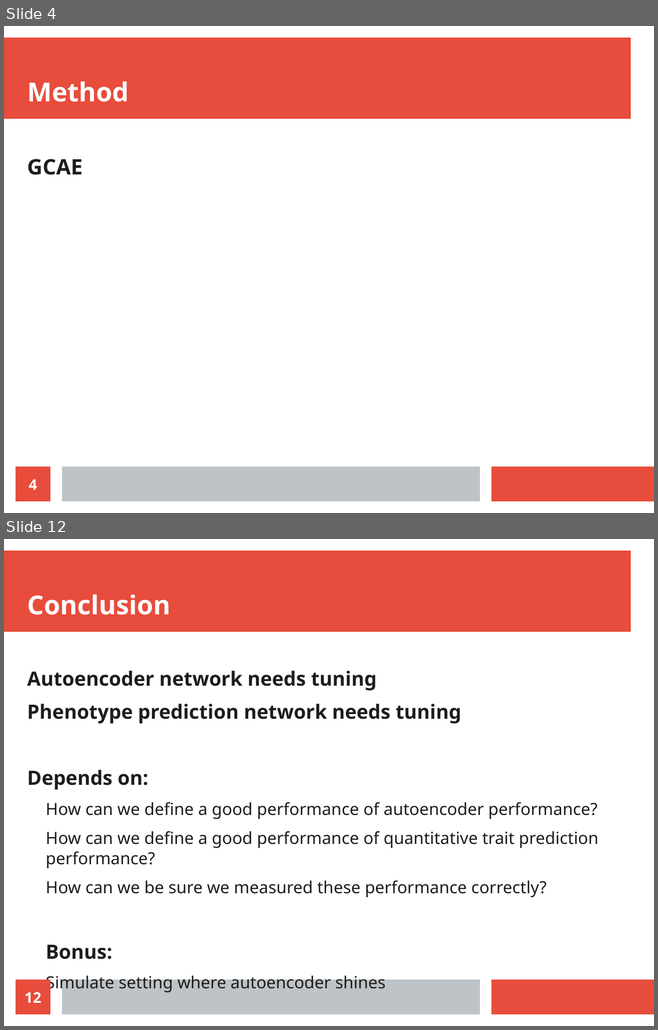
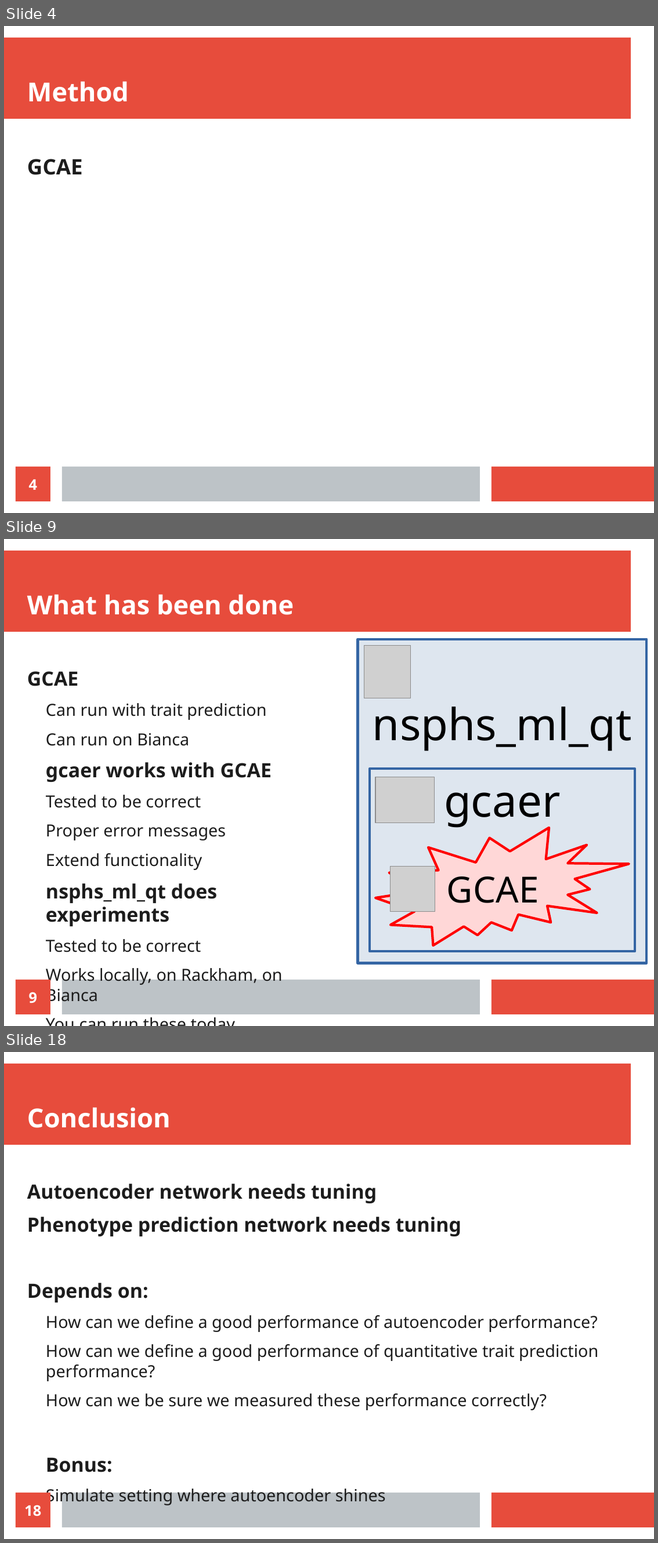
Before and after one commit to richelbilderbeek/science_presentation_20220305, a slide deck: science_presentation_20220305.odp. Shown one above the other, each under a label of ours: slides 4 and 12 before the commit, slides 4, 9 and 18 after it; the slides between them are not shown. The pictures are 658x1030 and 658x1543 pixels, drawn with LibreOffice and Linux fonts; fonts in the diff are those of the drawing; grey boxes stand for pictures. Boxes give left, top, right and bottom in pixels: in the first picture for what was removed or moved away, otherwise in the second. Text is boxed around its words. In the diff, an @@ line names an element or a change of style, - is before the commit and + after.

```diff
--- a/science_presentation_20220305.odp
+++ b/science_presentation_20220305.odp
@@ slide 9 added at (4,539,654,1026), background #FFFFFF; not listed: 3 template elements that a slide beside it also shows @@
@@ title added at (27,594,293,615), 32 pt, text #FFFFFF, bold @@
+What has been done
@@ rectangle added at (358,639,647,964), fill #DEE6EF, outline #3465A4 3 pt, 54 pt, text #000000 @@
+nsphs_ml_qt
@@ picture added at (364,646,411,698) @@
@@ text added at (27,671,282,1006), 20.4 pt, text #1C1C1C @@
+GCAE
+  Can run with trait prediction
+  Can run on Bianca
+gcaer works with GCAE
+  Tested to be correct
+  Proper error messages
+  Extend functionality
+nsphs_ml_qt does experiments
+  Tested to be correct
+  Works locally, on Rackham, on Bianca
+  You can run these today
@@ rectangle added at (369,769,634,951), fill #DEE6EF, outline #3465A4 3 pt, 54 pt, text #000000 @@
+gcaer
@@ picture added at (375,777,434,823) @@
@@ irregular seal added at (375,828,629,946), fill #FFD7D7, outline #FF0000 3 pt, 44 pt, text #000000 @@
+GCAE
@@ picture added at (390,867,435,911) @@
@@ page number added at (16,980,50,1015), fill #E74C3C, 18 pt, text #FFFFFF, bold @@
+9
@@ what was slide 12 is now slide 18 @@
@@ page number at (24,1505,41,1517): text changed @@
-12
+18
```
Also in this commit, not shown: 6 slides changed, 7 other slides added, 2 slides removed, 4 other files.
